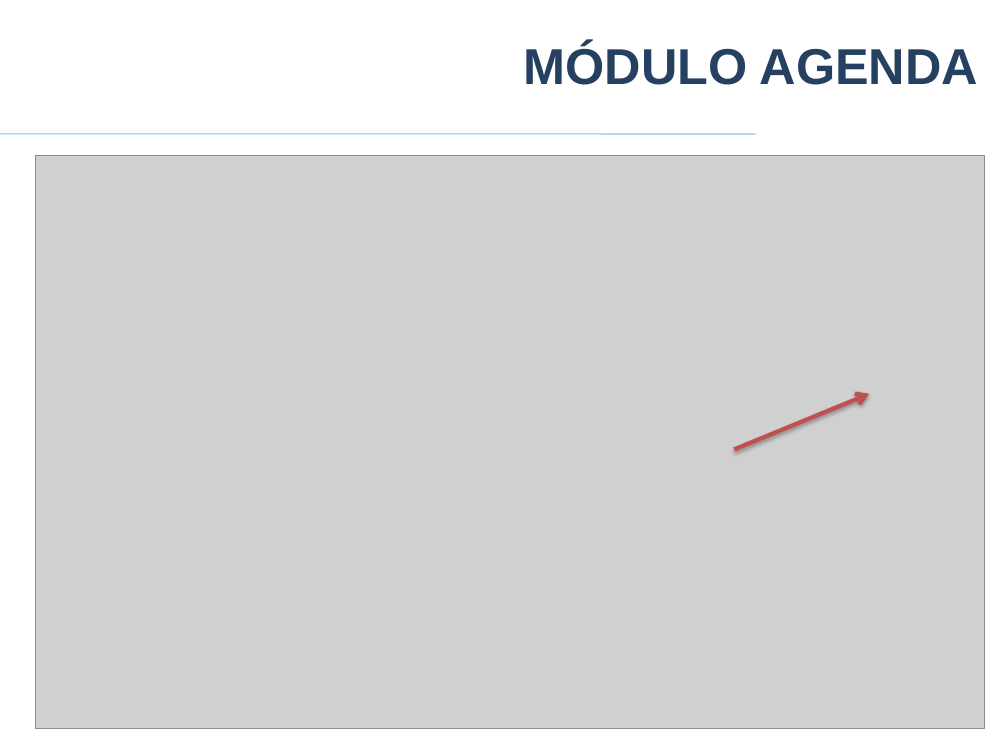
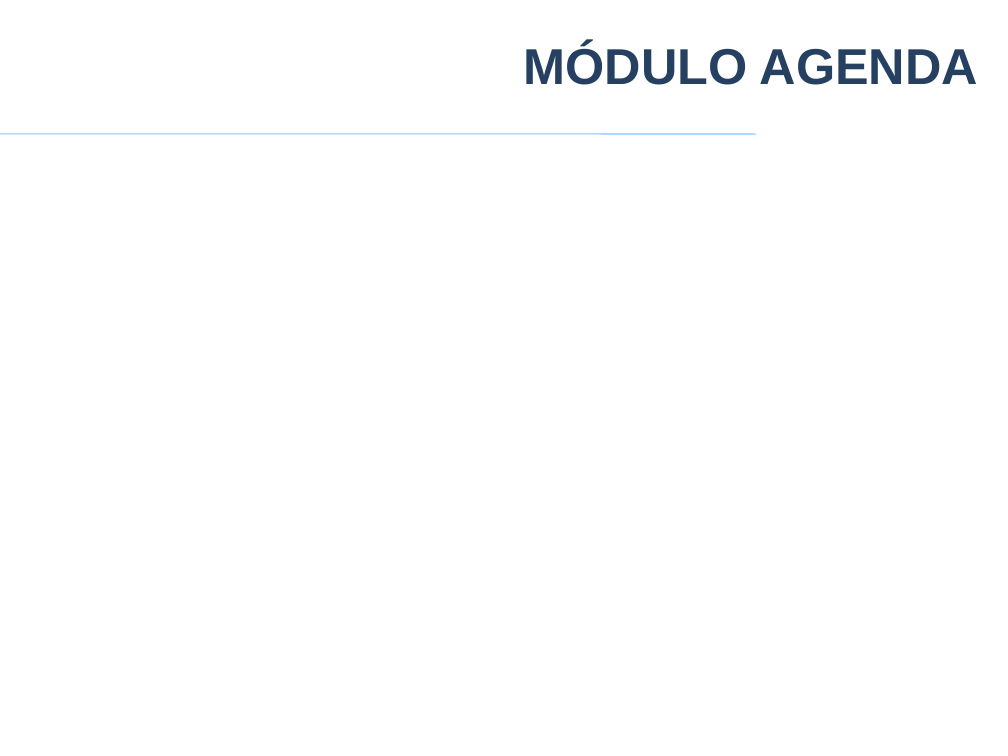
Before and after one commit to VagnerAlcantara/TCC, a slide deck: slide 11 of TCC/5º Encontro/2017-Apresentacao Psystem.pptx. Drawn at 1008x756 pixels with LibreOffice and Linux fonts; fonts in the diff are those of the drawing; grey boxes stand for pictures; background and template pictures are left out. Boxes give left, top, right and bottom in pixels: in the first picture for what was removed or moved away, otherwise in the second. Text is boxed around its words. In the diff, an @@ line names an element or a change of style, - is before the commit and + after.

```diff
--- a/TCC/5º Encontro/2017-Apresentacao Psystem.pptx
+++ b/TCC/5º Encontro/2017-Apresentacao Psystem.pptx
@@ picture removed at [35, 156, 984, 729] @@
@@ arrow removed from (734, 450) to (869, 394) @@
```
Also in this commit, not shown: 17 other slides changed, 5 slides added, 4 slides removed, 2 other files.
